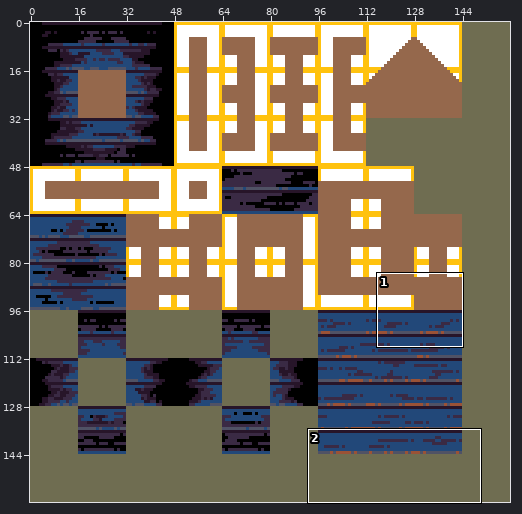
Sprite sheet, stored at images/experimental/rpg/floorboards-f.png. Above, an overview of the earlier version with the close-up marked.
Close-up. Old version:
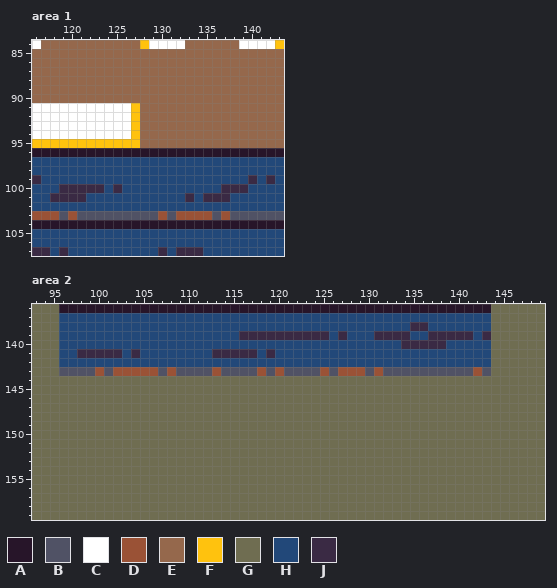
The file is 160x160 pixels. Shown: area 1: x 116..143, y 84..107; area 2: x 93..149, y 136..159.
Palette (. is transparent): A #271529  B #505265  C #ffffff  D #9a5236  E #95684c  F #ffc20e  G #6f6d51  H #224879  J #3a2a44
Pixels before, area 1, first column x 116:
 84 CEEEEEEEEEEEFCCCCEEEEEECCCCF
 85 EEEEEEEEEEEEEEEEEEEEEEEEEEEE
 86 EEEEEEEEEEEEEEEEEEEEEEEEEEEE
 87 EEEEEEEEEEEEEEEEEEEEEEEEEEEE
 88 EEEEEEEEEEEEEEEEEEEEEEEEEEEE
 89 EEEEEEEEEEEEEEEEEEEEEEEEEEEE
 90 EEEEEEEEEEEEEEEEEEEEEEEEEEEE
 91 CCCCCCCCCCCFEEEEEEEEEEEEEEEE
 92 CCCCCCCCCCCFEEEEEEEEEEEEEEEE
 93 CCCCCCCCCCCFEEEEEEEEEEEEEEEE
 94 CCCCCCCCCCCFEEEEEEEEEEEEEEEE
 95 FFFFFFFFFFFFEEEEEEEEEEEEEEEE
 96 AAAAAAAAAAAAAAAAAAAAAAAAAAAA
 97 HHHHHHHHHHHHHHHHHHHHHHHHHHHH
 98 HHHHHHHHHHHHHHHHHHHHHHHHHHHH
 99 JHHHHHHHHHHHHHHHHHHHHHHHJHJH
100 HHHJJJJJHJHHHHHHHHHHHJJJHHHH
101 HHJJJJHHHHHHHHHHHJHJJJHHHHHH
102 HHHHHHHHHHHHHHHHHHHHHHHHHHHH
103 DDDBDBBBBBBBBBDBDDDDBDBBBBBB
104 AAAAAAAAAAAAAAAAAAAAAAAAAAAA
105 HHHHHHHHHHHHHHHHHHHHHHHHHHHH
106 HHHHHHHHHHHHHHHHHHHHHHHHHHHH
107 JJHJHHHHHHHHHHJHJJJHHHHHHHHH
Pixels before, area 2, first column x 93:
136 GGGAAAAAAAAAAAAAAAAAAAAAAAAAAAAAAAAAAAAAAAAAAAAAAAAGGGGGG
137 GGGHHHHHHHHHHHHHHHHHHHHHHHHHHHHHHHHHHHHHHHHHHHHHHHHGGGGGG
138 GGGHHHHHHHHHHHHHHHHHHHHHHHHHHHHHHHHHHHHHHHJJHHHHHHHGGGGGG
139 GGGHHHHHHHHHHHHHHHHHHHHJJJJJJJJJJHJHHHJJJJHHJJJJJHJGGGGGG
140 GGGHHHHHHHHHHHHHHHHHHHHHHHHHHHHHHHHHHHHHHJJJJJHHHHHGGGGGG
141 GGGHHJJJJJHJHHHHHHHHJJJJJHJHHHHHHHHHHHHHHHHHHHHHHHHGGGGGG
142 GGGHHHHHHHHHHHHHHHHHHHHHHHHHHHHHHHHHHHHHHHHHHHHHHHHGGGGGG
143 GGGBBBBDBDDDDDBDBBBBDBBBBDBDBBBBDBDDDBDBBBBBBBBBBDBGGGGGG
144 GGGGGGGGGGGGGGGGGGGGGGGGGGGGGGGGGGGGGGGGGGGGGGGGGGGGGGGGG
145 GGGGGGGGGGGGGGGGGGGGGGGGGGGGGGGGGGGGGGGGGGGGGGGGGGGGGGGGG
146 GGGGGGGGGGGGGGGGGGGGGGGGGGGGGGGGGGGGGGGGGGGGGGGGGGGGGGGGG
147 GGGGGGGGGGGGGGGGGGGGGGGGGGGGGGGGGGGGGGGGGGGGGGGGGGGGGGGGG
148 GGGGGGGGGGGGGGGGGGGGGGGGGGGGGGGGGGGGGGGGGGGGGGGGGGGGGGGGG
149 GGGGGGGGGGGGGGGGGGGGGGGGGGGGGGGGGGGGGGGGGGGGGGGGGGGGGGGGG
150 GGGGGGGGGGGGGGGGGGGGGGGGGGGGGGGGGGGGGGGGGGGGGGGGGGGGGGGGG
151 GGGGGGGGGGGGGGGGGGGGGGGGGGGGGGGGGGGGGGGGGGGGGGGGGGGGGGGGG
152 GGGGGGGGGGGGGGGGGGGGGGGGGGGGGGGGGGGGGGGGGGGGGGGGGGGGGGGGG
153 GGGGGGGGGGGGGGGGGGGGGGGGGGGGGGGGGGGGGGGGGGGGGGGGGGGGGGGGG
154 GGGGGGGGGGGGGGGGGGGGGGGGGGGGGGGGGGGGGGGGGGGGGGGGGGGGGGGGG
155 GGGGGGGGGGGGGGGGGGGGGGGGGGGGGGGGGGGGGGGGGGGGGGGGGGGGGGGGG
156 GGGGGGGGGGGGGGGGGGGGGGGGGGGGGGGGGGGGGGGGGGGGGGGGGGGGGGGGG
157 GGGGGGGGGGGGGGGGGGGGGGGGGGGGGGGGGGGGGGGGGGGGGGGGGGGGGGGGG
158 GGGGGGGGGGGGGGGGGGGGGGGGGGGGGGGGGGGGGGGGGGGGGGGGGGGGGGGGG
159 GGGGGGGGGGGGGGGGGGGGGGGGGGGGGGGGGGGGGGGGGGGGGGGGGGGGGGGGG
And afterwards:
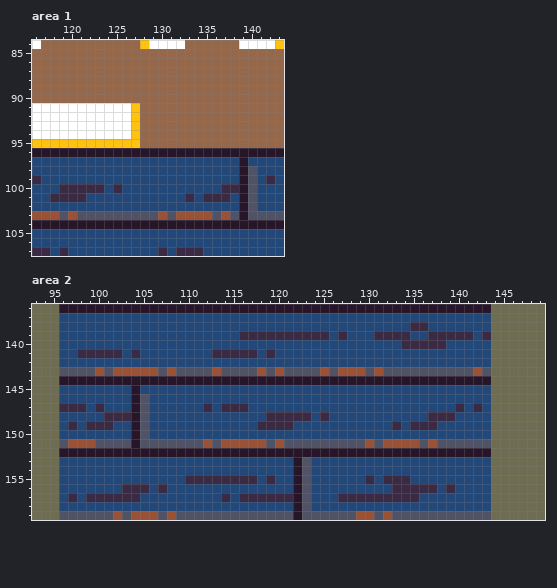
The commit says: Gave floorboards termination.
Changes in this commit:
Area 1:
Colour A replaces colour B in row 103 at x 139.
Colour A replaces colour H in rows 97 to 99 at x 139; in rows 101 to 102 at x 139.
Colour A replaces colour J in row 100 at x 139.
Colour B replaces colour H in row 98 at x 140; in rows 100 to 102 at x 140.
Colour B replaces colour J in row 99 at x 140.
Area 2:
Colour A replaces colour G in row 144 at x 96 to 143; in rows 145 to 151 at x 104; in row 152 at x 96 to 143; in rows 153 to 159 at x 122.
Colour B replaces colour G in rows 146 to 150 at x 105; in row 151 at x 96, 100 to 103, 105 to 111, 113, 119, 121 to 129, 131, 136 and 138 to 143; in rows 153 to 158 at x 123; in row 159 at x 96 to 101, 103, 107, 109 to 121, 123 to 128, 131 and 133 to 143.
Colour D replaces colour G in row 151 at x 97 to 99, 112, 114 to 118, 120, 130, 132 to 135 and 137; in row 159 at x 102, 104 to 106, 108, 129 to 130 and 132.
Colour H replaces colour G in row 145 at x 96 to 103 and 105 to 143; in row 146 at x 96 to 103 and 106 to 143; in row 147 at x 99, 101 to 103, 106 to 111, 113, 117 to 139, 141 and 143; in row 148 at x 96 to 100, 106 to 118, 124, 126 to 136 and 140 to 143; in row 149 at x 96, 98, 102 to 103, 106 to 117, 122 to 132, 134 and 138 to 143; in row 150 at x 96 to 103 and 106 to 143.
Colour H replaces colour G in rows 153 to 154 at x 96 to 121 and 124 to 143; in row 155 at x 96 to 109, 118, 120 to 121, 124 to 129, 131 and 135 to 143; in row 156 at x 96 to 102, 106, 108 to 121, 124 to 132, 138 and 140 to 143; in row 157 at x 96, 98, 105 to 113, 115, 124 to 126 and 136 to 143; in row 158 at x 96 to 121 and 124 to 143.
Colour J replaces colour G in row 147 at x 96 to 98, 100, 112, 114 to 116, 140 and 142; in row 148 at x 101 to 103, 119 to 123, 125 and 137 to 139; in row 149 at x 97, 99 to 101, 118 to 121, 133 and 135 to 137; in row 155 at x 110 to 117, 119, 130 and 132 to 134; in row 156 at x 103 to 105, 107, 133 to 137 and 139; in row 157 at x 97, 99 to 104, 114, 116 to 121 and 127 to 135.
